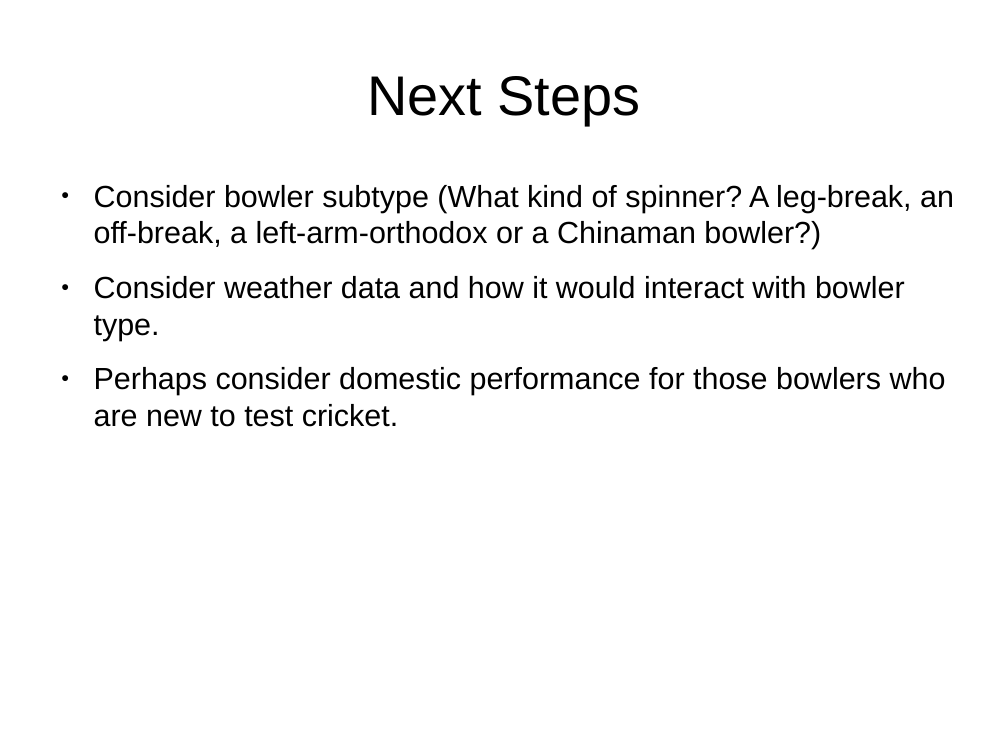
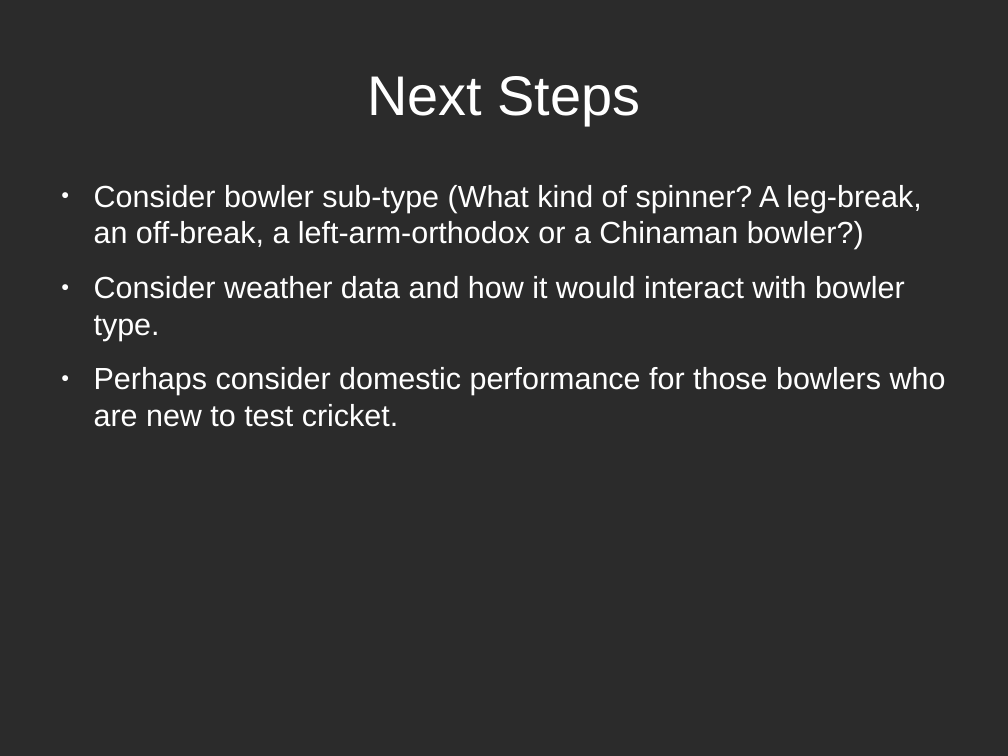
Before and after one commit to prantik-ghosh/bowling_performance_predictor_in_test_cricket, a slide deck: slide 13 of prantik_presentation_outline.odp (slide 14 before the commit). Drawn at 1008x756 pixels with LibreOffice and Linux fonts; fonts in the diff are those of the drawing; background and template pictures are left out; a plain dark background stands for a picture behind light text. Boxes give left, top, right and bottom in pixels: in the first picture for what was removed or moved away, otherwise in the second. Text is boxed around its words. In the diff, an @@ line names an element or a change of style, - is before the commit and + after.

```diff
--- a/prantik_presentation_outline.odp
+++ b/prantik_presentation_outline.odp
@@ background #FFFFFF to picture (left out) @@
@@ title "Next Steps" at box(367, 76, 640, 125): text colour #000000 to #FFFFFF @@
@@ text at box(94, 185, 921, 249): text changed; text colour #000000 to #FFFFFF @@
-● Consider bowler subtype (What kind of spinner? A leg-break, an off-break, a left-arm-orthodox or a Chinaman bowler?)
+● Consider bowler sub-type (What kind of spinner? A leg-break, an off-break, a left-arm-orthodox or a Chinaman bowler?)
@@ text at box(94, 276, 946, 427): text colour #000000 to #FFFFFF in "Consider weather data and how it would ...", "Perhaps consider domestic performance for those bowlers ..."; bullet colour #000000 to #FFFFFF @@
```
Also in this commit, not shown: 11 other slides changed, 2 slides added, 3 slides removed, 3 other files.
